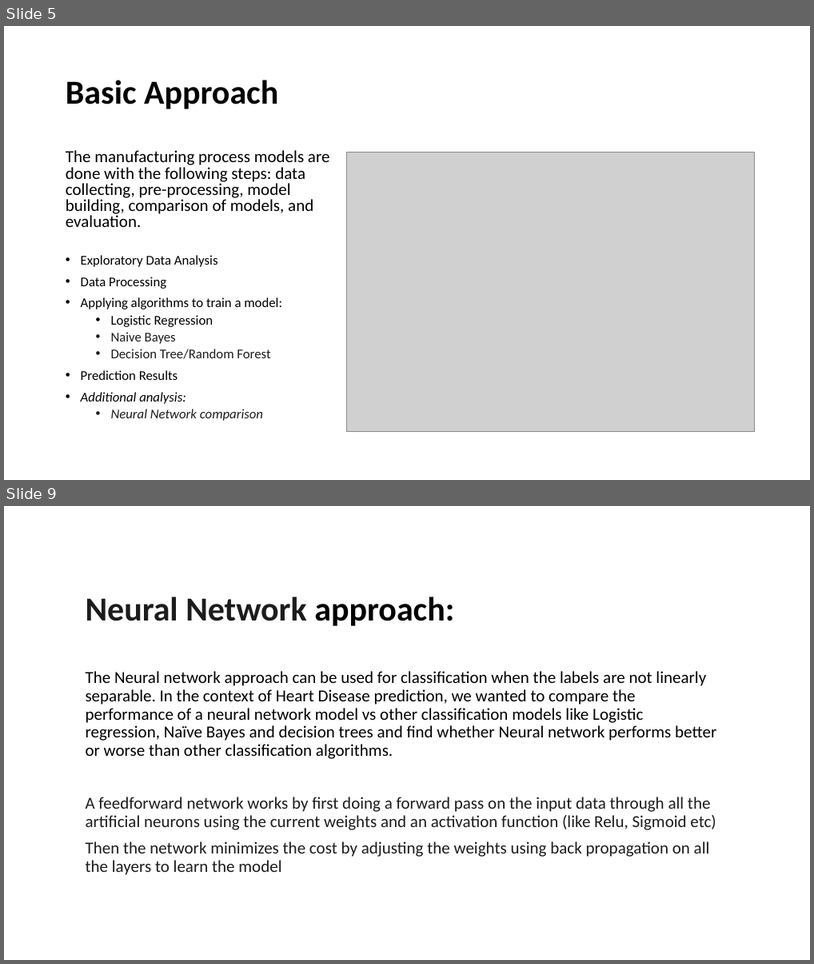
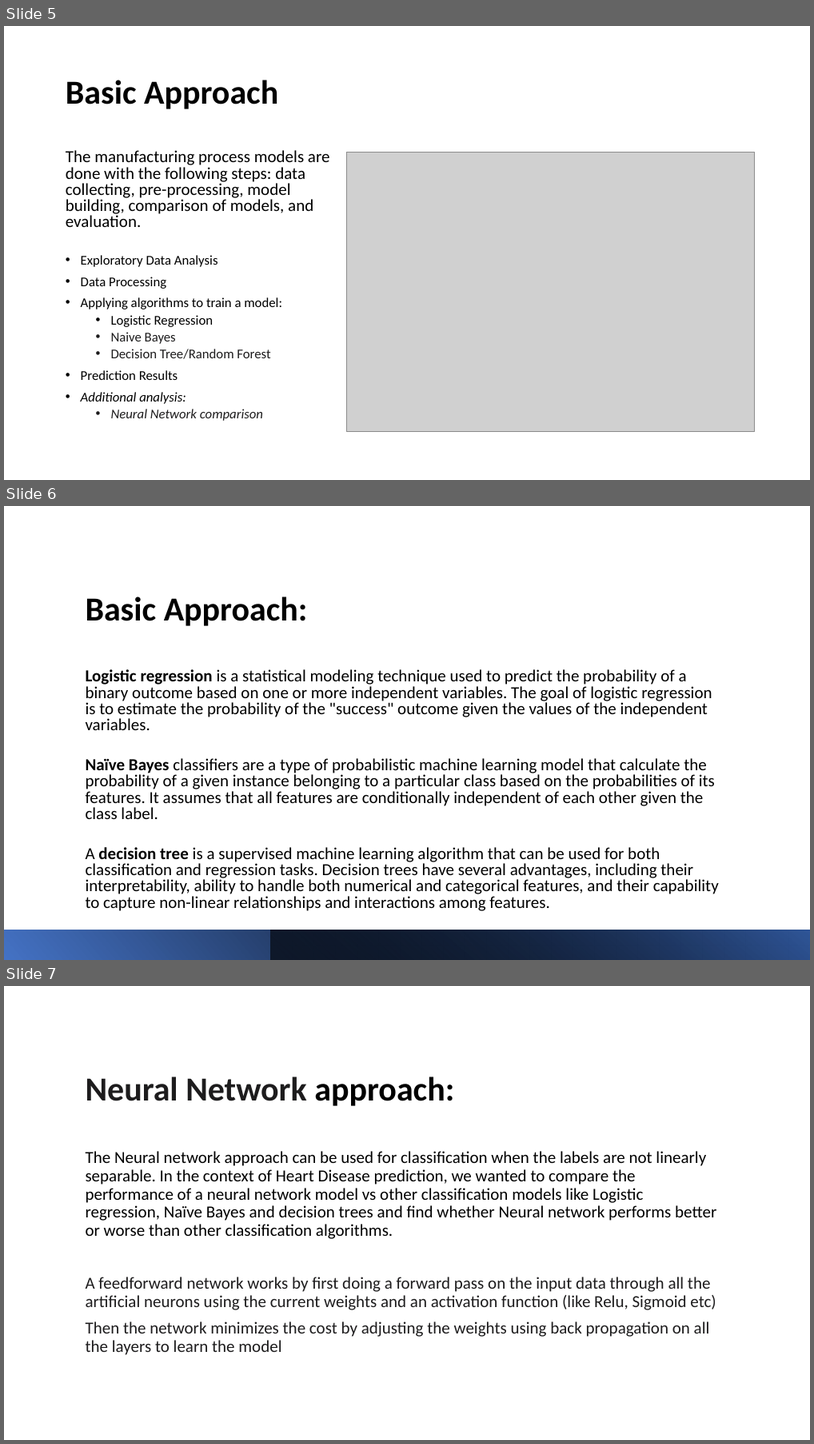
Before and after one commit to harshgit/cs613-final-project, a slide deck: presentation slides/CS613-FinalProject-Presentation.pptx. Shown one above the other, each under a label of ours: slides 5 and 9 before the commit, slides 5, 6 and 7 after it; the slides between them are not shown. The pictures are 814x964 and 814x1444 pixels, drawn with LibreOffice and Linux fonts; fonts in the diff are those of the drawing; grey boxes stand for pictures. Boxes give left, top, right and bottom in pixels: in the first picture for what was removed or moved away, otherwise in the second. Text is boxed around its words. In the diff, an @@ line names an element or a change of style, - is before the commit and + after.

Commit message:
Model approach consolidated in slides

```diff
--- a/presentation slides/CS613-FinalProject-Presentation.pptx
+++ b/presentation slides/CS613-FinalProject-Presentation.pptx
@@ slide 6 added at [4, 506, 810, 960], background #FFFFFF @@
@@ title added at [86, 596, 308, 626], 40 pt, text #000000, bold @@
+Basic Approach:
@@ text added at [86, 669, 719, 911], 20 pt, text #000000 @@
+Logistic regression is a statistical modeling technique used to predict the probability of a binary outcome based on one or more independent variables. The goal of logistic regression is to estimate the probability of the "success" outcome given the values of the independent variables.
+Naïve Bayes classifiers are a type of probabilistic machine learning model that calculate the probability of a given instance belonging to a particular class based on the probabilities of its features. It assumes that all features are conditionally independent of each other given the class label.
+A decision tree is a supervised machine learning algorithm that can be used for both classification and regression tasks. Decision trees have several advantages, including their interpretability, ability to handle both numerical and categorical features, and their capability to capture non-linear relationships and interactions among features.
@@ rectangle added at [4, 929, 810, 960], fill gradient #4472C4 to #000000 @@
@@ rectangle added at [271, 929, 810, 960], fill gradient #000000 to #2F5597 @@
@@ what was slide 9 is now slide 7 @@
```
